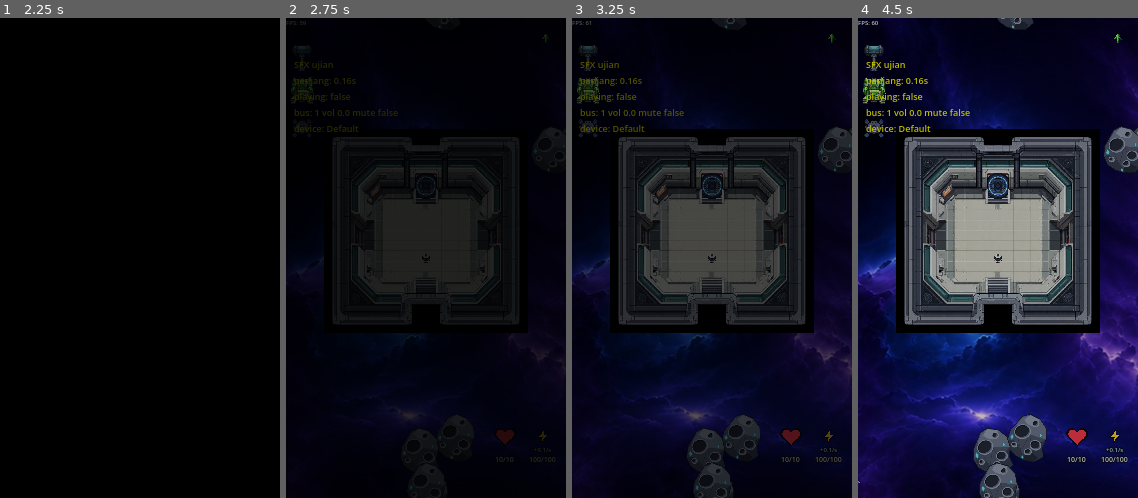
Above: before the commit, frames 1-4 (left to right).
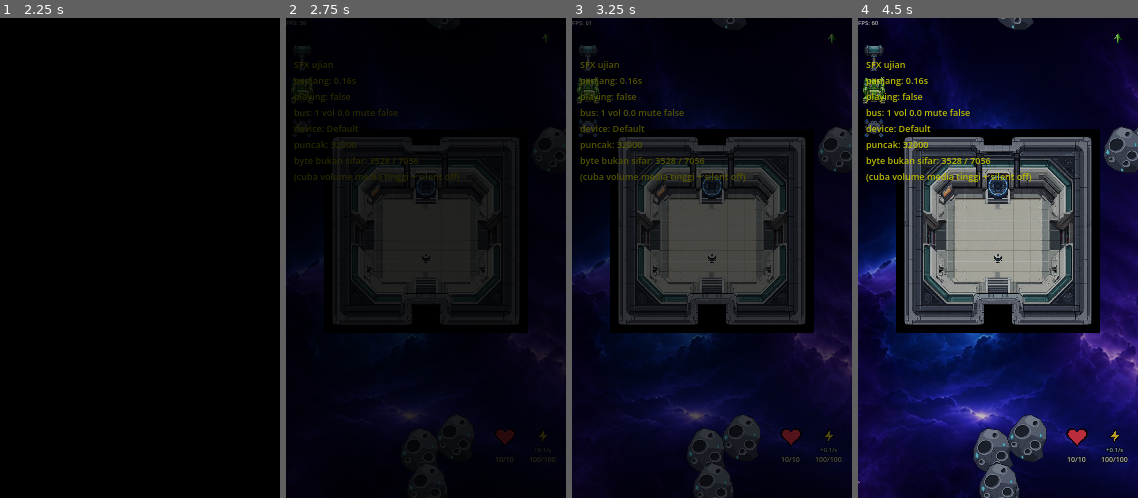
Above: after the commit, the same moments.

Repository: wildane/ShootingStar
Game: Godot game, scene res://scene/main_menu/main_menu.tscn
The game is run twice, just before and just after one commit, with the same random seed, the same clock (stepped at 60 frames per second) and the same inputs.
Inputs (mouse positions are in pixels of both pictures, inside the frame that each line leads up to):
- Up to frame 1 (2.25 s): tap Enter at 0.5, 0.6 s; move the mouse to (201, 234) at 0.52 s; hold Right 0.53-1.25 s; click (201, 234) at 0.67 s; tap Space at 0.77 s; drag from (84, 282) to (126, 354) at 1.27 s; move the mouse to (140, 186) at 2.02 s; hold Right from 2.03 s (still down); tap Backspace at 2.1 s; click (140, 186) at 2.17 s
- Up to frame 2 (2.75 s): keep holding Right
- Up to frame 3 (3.25 s): release Right at 2.75 s; drag from (698, 354) to (770, 234) at 2.77 s
- Up to frame 4 (4.5 s): move the mouse to (1082, 330) at 3.52 s; hold Left 3.53-4.25 s; tap Ctrl at 3.6 s; tap Space at 3.77 s; drag from (914, 186) to (1000, 186) at 4.27 s

Frame 1 is identical in both runs. In frame 2, 0.3% of the frame differs, in the area x 3-62%, y 25-35%; in frame 3, 0.7%; in frame 4, 0.9%, in the area x 2-62%, y 25-35%.

Commit message:
Tunjuk puncak amplitud dalam paparan ujian audio
Status player normal tetapi senyap, jadi perlu tahu sama ada sampel PCM
yang dijana benar-benar ada isi atau semua sifar.

🤖 Generated with Codebuff
Co-Authored-By: Codebuff <noreply@codebuff.com>

Diff:
--- a/audio/sfx.gd
+++ b/audio/sfx.gd
@@ -12,6 +12,9 @@
 
 var _pemain: Dictionary = {}
 var _giliran: Dictionary = {}
+# Untuk ujian: puncak sampel dan bilangan byte bukan sifar yang dijana.
+var _puncak: Dictionary = {}
+var _bukan_sifar: Dictionary = {}
 
 func _ready() -> void:
 	process_mode = Node.PROCESS_MODE_ALWAYS
@@ -38,7 +41,10 @@
 	teks += "playing: " + str(pemain.playing if pemain else false) + "\n"
 	teks += "bus: " + str(AudioServer.get_bus_count()) + " vol " + str(AudioServer.get_bus_volume_db(0))
 	teks += " mute " + str(AudioServer.is_bus_mute(0)) + "\n"
-	teks += "device: " + str(AudioServer.get_output_device())
+	teks += "device: " + str(AudioServer.get_output_device()) + "\n"
+	teks += "puncak: " + str(_puncak.get("tembakan", -1)) + "\n"
+	teks += "byte bukan sifar: " + str(_bukan_sifar.get("tembakan", -1)) + " / " + str(pemain.stream.data.size() if pemain and pemain.stream else 0)
+	teks += "\n(cuba volume media tinggi + silent off)"
 	var label := Label.new()
 	label.text = teks
 	label.position = Vector2(8, 40)
@@ -83,6 +89,8 @@
 	bait.resize(jumlah * 2)
 	var fasa: float = 0.0
 	var fasa_petik: float = 0.0
+	var puncak: int = 0
+	var bukan_sifar: int = 0
 	for i in jumlah:
 		var t: float = float(i) / float(KADAR)
 		var nilai: float = 0.0
@@ -108,6 +116,12 @@
 			u += 65536
 		bait[i * 2] = u & 0xFF
 		bait[i * 2 + 1] = (u >> 8) & 0xFF
+		if absi(v) > puncak:
+			puncak = absi(v)
+		if u != 0:
+			bukan_sifar += 1
+	_puncak[nama] = puncak
+	_bukan_sifar[nama] = bukan_sifar
 
 	var stream := AudioStreamWAV.new()
 	stream.format = AudioStreamWAV.FORMAT_16_BITS
